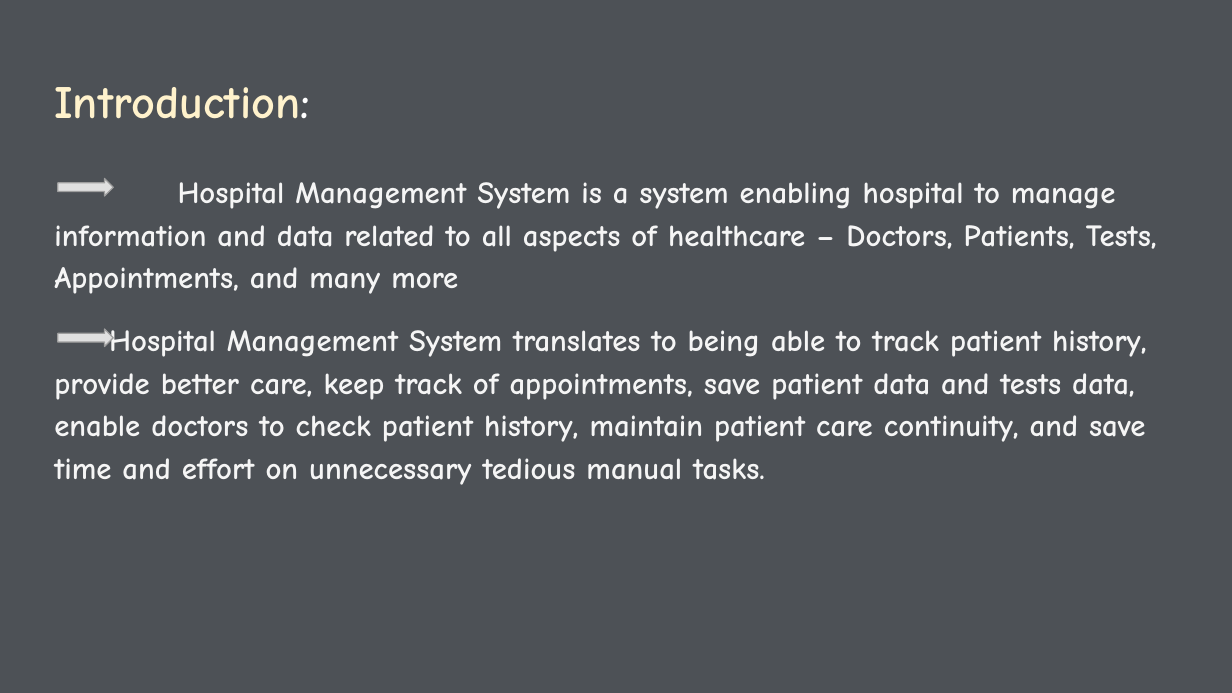
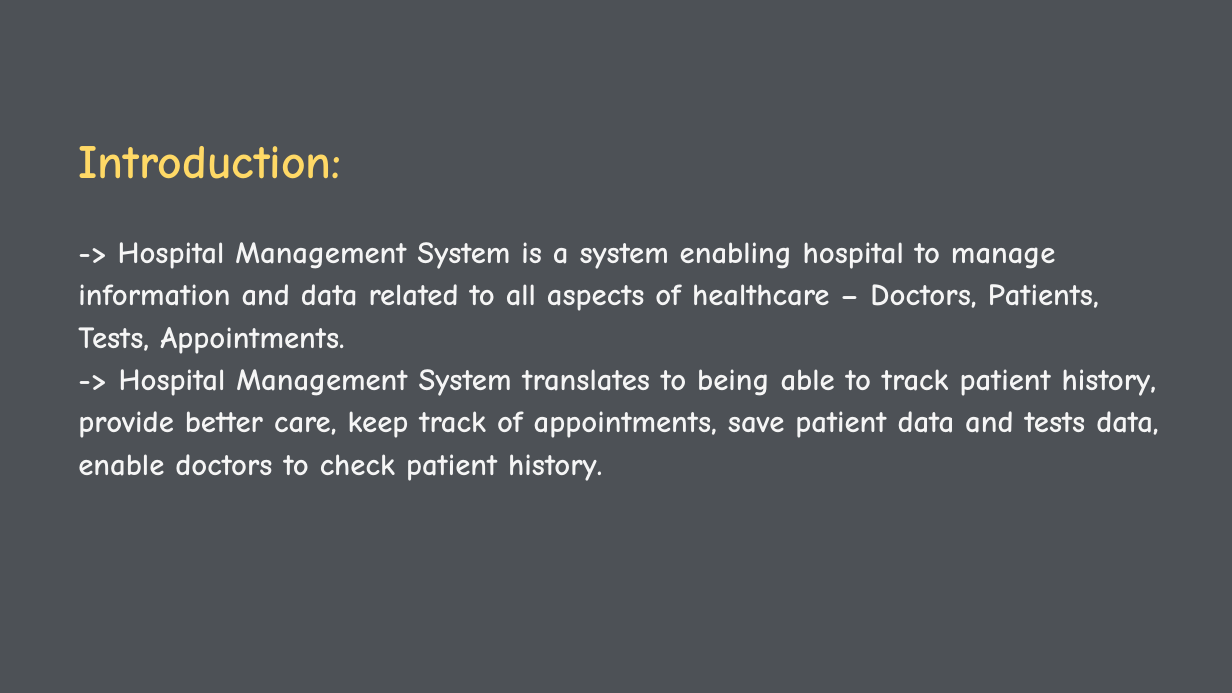
Before and after one commit to supriya-ambarkar/Hospital_Management_System_Project, a slide deck: slide 3 of PPT Hospital Management System.pptx (slide 2 before the commit). Drawn at 1232x693 pixels with LibreOffice and Linux fonts; fonts in the diff are those of the drawing. Boxes give left, top, right and bottom in pixels: in the first picture for what was removed or moved away, otherwise in the second. Text is boxed around its words. In the diff, an @@ line names an element or a change of style, - is before the commit and + after.

Commit message:
added updated ppt

```diff
--- a/PPT Hospital Management System.pptx
+++ b/PPT Hospital Management System.pptx
@@ title removed at (54, 87, 309, 119) @@
-Introduction:
@@ title "Introduction: -> Hospital Management System ..." at (78, 146, 1159, 481): vertical alignment top to middle @@
@@ title at (78, 146, 1159, 481): text changed @@
-Hospital Management System is a system enabling hospital to manage information and data related to all aspects of healthcare – Doctors, Patients, Tests, Appointments, and many more
-Hospital Management System translates to being able to track patient history, provide better care, keep track of appointments, save patient data and tests data, enable doctors to check patient history, maintain patient care continuity, and save time and effort on unnecessary tedious manual tasks.
+Introduction:
+-> Hospital Management System is a system enabling hospital to manage information and data related to all aspects of healthcare – Doctors, Patients, Tests, Appointments.
+-> Hospital Management System translates to being able to track patient history, provide better care, keep track of appointments, save patient data and tests data, enable doctors to check patient history.
@@ right arrow removed at (58, 179, 113, 196) @@
@@ right arrow removed at (58, 329, 113, 346) @@
```
Also in this commit, not shown: 4 other slides changed, 3 slides added, 3 other files.
